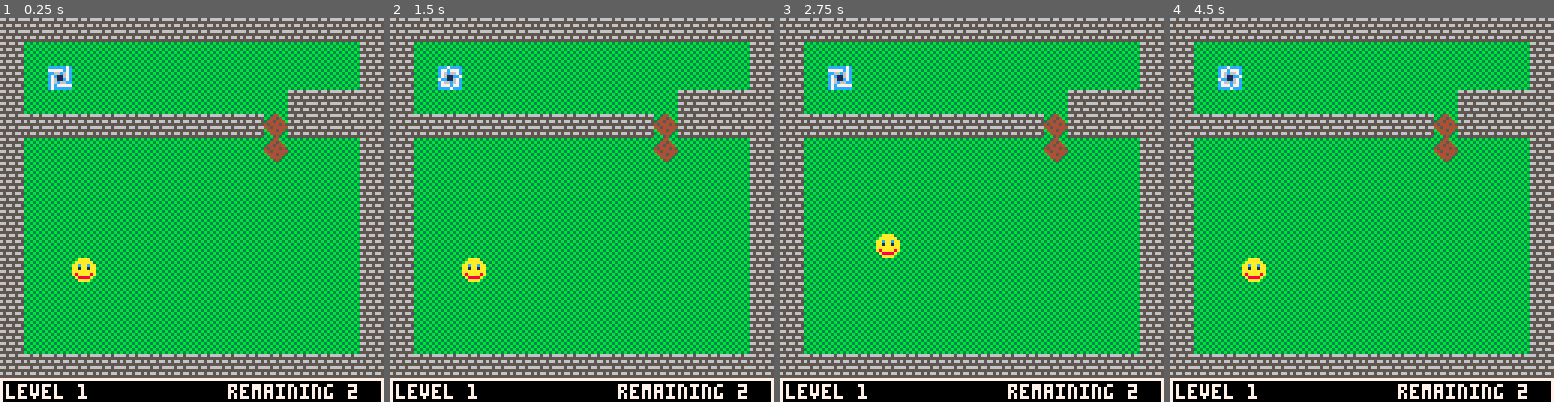
Above: before the commit, frames 1-4 (left to right).
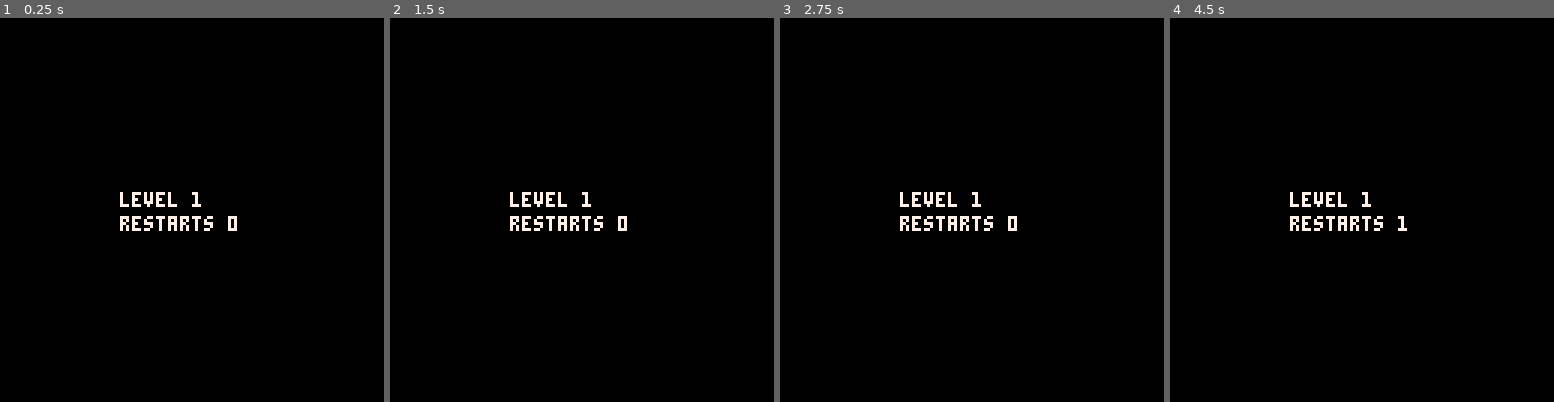
Above: after the commit, the same moments.

Repository: jlbeard84/pico8-nudge-nudge
Game: PICO-8 cartridge nudge-nudge.p8
Two runs of this game, one before a commit and one after it. Both use one fixed random seed, a clock stepped at 60 frames per second and the inputs below.
Inputs:
- Up to frame 1 (0.25 s): no input
- Up to frame 2 (1.5 s): tap X (X key) at 0.33, 1.07 s
- Up to frame 3 (2.75 s): hold Right 1.6-2.1 s; tap X (X key) at 1.85 s; hold Up 2.15-2.42 s; hold Right from 2.47 s (still down)
- Up to frame 4 (4.5 s): tap X (X key) at 2.97, 4.08 s; release Right at 3.03 s; hold Left 3.08-3.58 s; hold Down 3.63-3.97 s; hold Right from 4.02 s (still down)

The runs differ from the first frame. In frame 1, 96% of the frame differs, in the area x 0-100%, y 0-100%; in frame 2, 96%; in frame 3, 96%; in frame 4, 96%.

Commit message:
Added transition states

Diff:
--- a/nudge-nudge.p8
+++ b/nudge-nudge.p8
@@ -3,6 +3,8 @@
 __lua__
 --nudge-nudge
 -- by jbeard
+
+--gamestates:1=load,2=transitionin,3=game,4=transitionout
 
 level=1
 gridsquare=8
@@ -11,6 +13,10 @@
 isrestart=false
 blockrows=15
 blockcols=16
+gamestate=1
+stateincrementor=0
+stateloadmax=90
+statetransitionmax=127
 
 player={}
 player.x=0
@@ -241,22 +247,55 @@
 
 function _update()
 
-	if blockcount==0 then
-		isrestart=false
-		level+=1
-		_init()
-		return
+	if gamestate==1 then
+		stateincrementor+=1
+
+		if stateincrementor > stateloadmax then
+			stateincrementor=0
+			gamestate=2
+		end
+
+	elseif gamestate==2 then
+		stateincrementor+=12
+
+		if stateincrementor > statetransitionmax then
+			stateincrementor=0
+			gamestate=3
+		end
+
+	elseif gamestate==3 then
+
+		if blockcount==0 then
+			isrestart=false
+			gamestate=4
+			return
+		end
+
+		if btnp(5) then
+			isrestart=true
+			restartcount+=1
+			gamestate=4
+			return
+		end
+
+		moveplayer()
+		updateanimations()
+
+	elseif gamestate==4 then
+
+		stateincrementor+=12
+
+		if stateincrementor > statetransitionmax then
+			stateincrementor=0
+			gamestate=1
+
+			if isrestart==false then
+				level+=1
+			end
+
+			_init()
+		end
 	end
-
-	if btnp(5) then
-		isrestart=true
-		restartcount+=1
-		_init()
-		return
-	end
-
-	moveplayer()
-	updateanimations()
 end
 
 function drawhud()
@@ -279,10 +318,24 @@
 end
 
 function _draw()
-	rectfill(0,0,127,119,3)
-	map(colstart, rowstart, 0, 0, 16, 15)
-	drawactors()
-	drawhud()
+	if gamestate==1 then
+		rectfill(0,0,127,127,0)
+		print("level "..level,40,58,7)
+		print("restarts "..restartcount,40,66,7)
+	end
+
+	if gamestate==3 or gamestate==2 or gamestate==4 then
+		rectfill(0,0,127,119,3)
+		map(colstart, rowstart, 0, 0, 16, 15)
+		drawactors()
+		drawhud()
+	end
+
+	if gamestate==4 then
+		rectfill(0,0,stateincrementor,127,0)
+	elseif gamestate==2 then
+		rectfill(0,0,statetransitionmax-stateincrementor,127,0)
+	end
 end
 
 __gfx__
Not shown, changed: nudge-nudge.p8.png
